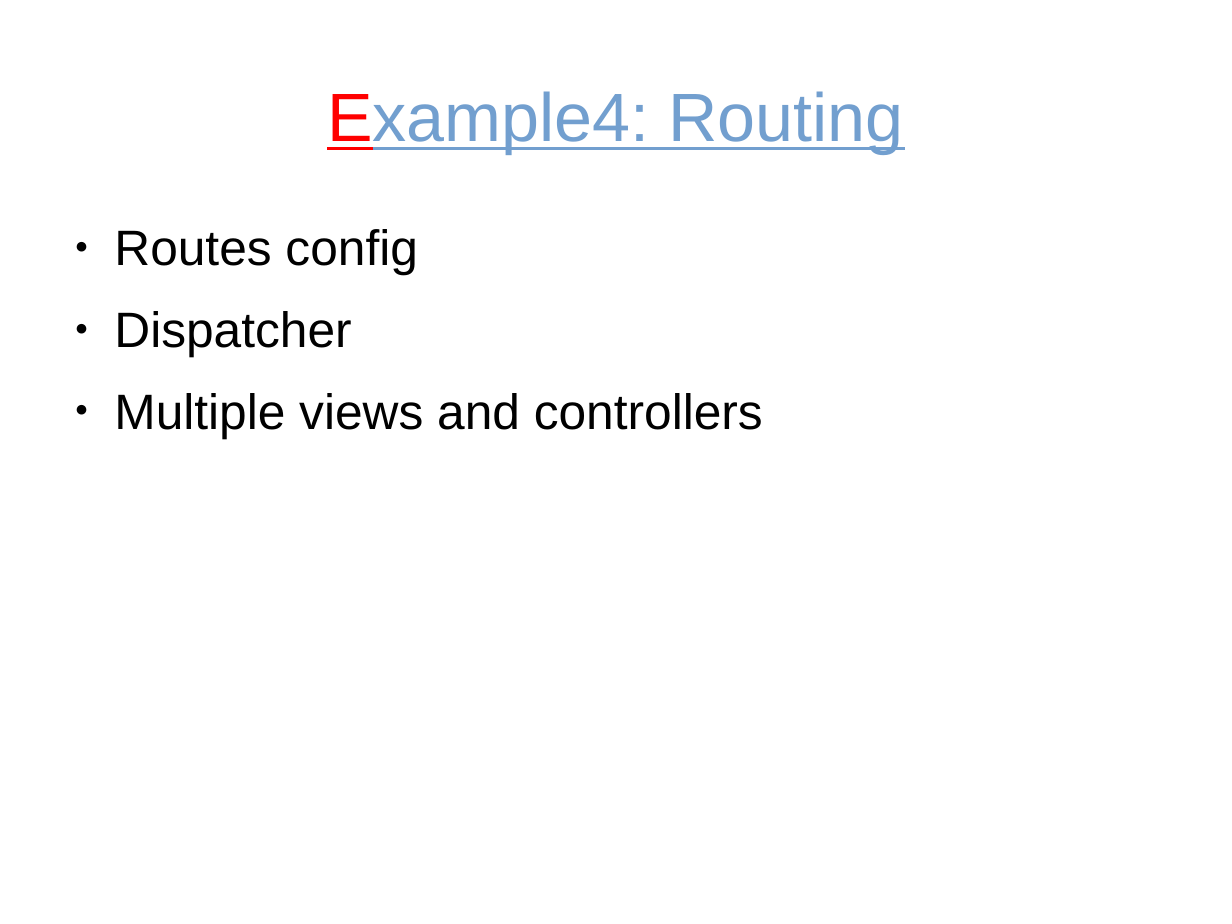
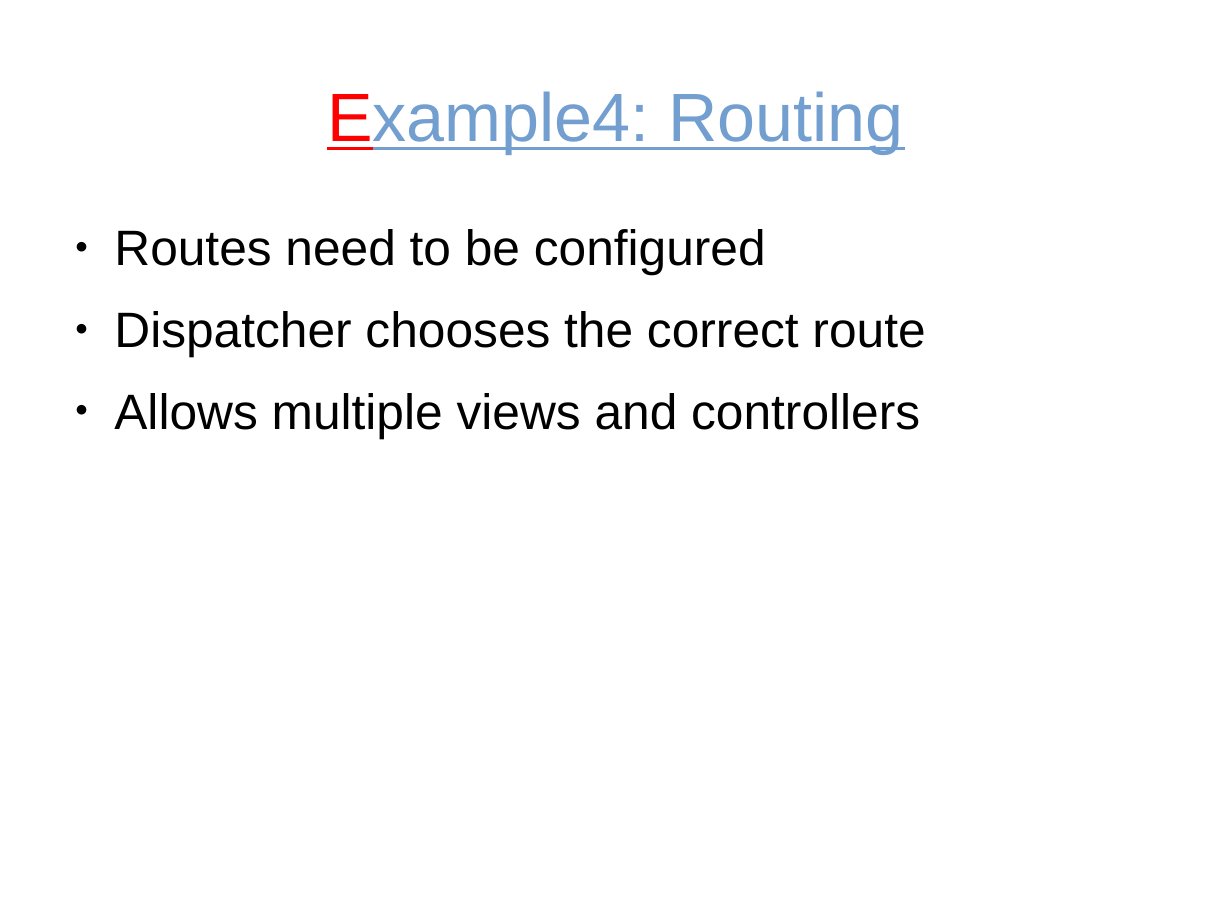
Before and after one commit to tautvilas/frameworks-lecture, a slide deck: slide 9 of doc/presentation.odp. Drawn at 1232x924 pixels with LibreOffice and Linux fonts; fonts in the diff are those of the drawing. Boxes give left, top, right and bottom in pixels: in the first picture for what was removed or moved away, otherwise in the second. Text is boxed around its words. In the diff, an @@ line names an element or a change of style, - is before the commit and + after.

```diff
--- a/doc/presentation.odp
+++ b/doc/presentation.odp
@@ text at (114,229,925,438): text changed @@
-● Routes config
-● Dispatcher
-● Multiple views and controllers
+● Routes need to be configured
+● Dispatcher chooses the correct route
+● Allows multiple views and controllers
```
Also in this commit, not shown: 4 other slides changed, 1 other file.
